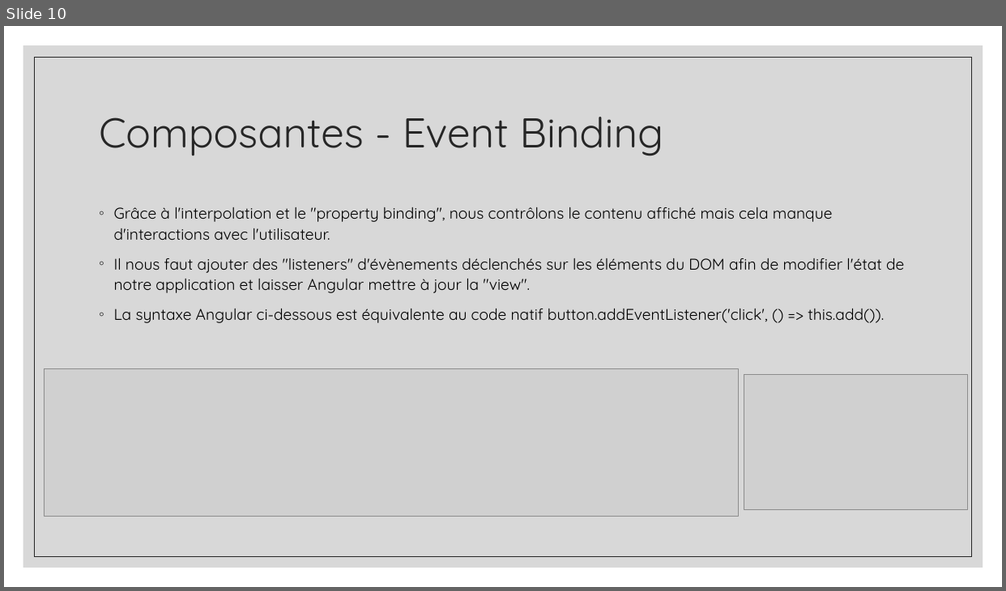
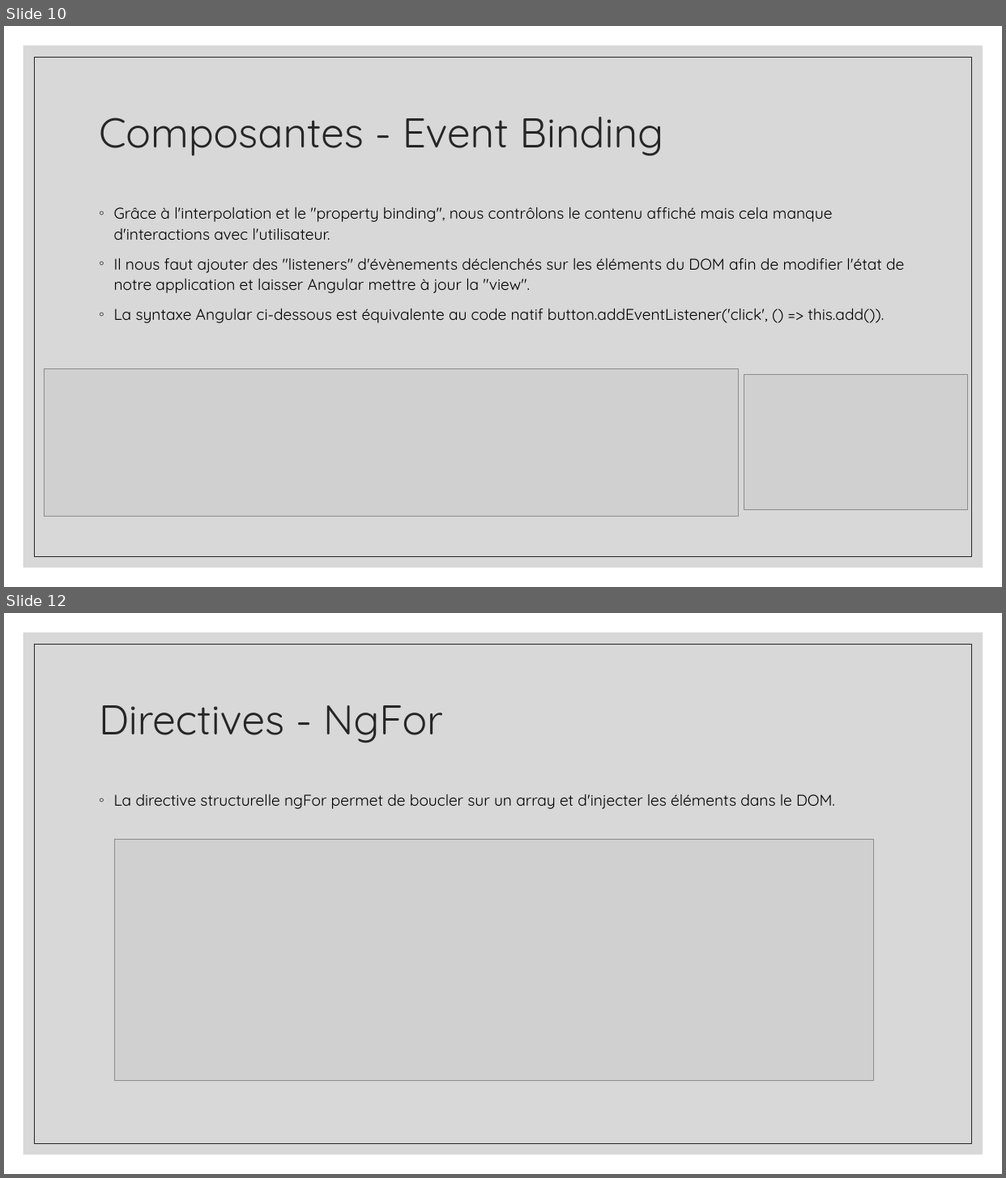
Before and after one commit to ayoubelabassi/todolist, a slide deck: task/ANGULAR.pptx. Shown one above the other, each under a label of ours: slide 10 before the commit, slides 10 and 12 after it; the slides between them are not shown. The pictures are 1006x591 and 1006x1178 pixels, drawn with LibreOffice and Linux fonts; fonts in the diff are those of the drawing; grey boxes stand for pictures. Boxes give left, top, right and bottom in pixels: in the first picture for what was removed or moved away, otherwise in the second. Text is boxed around its words. In the diff, an @@ line names an element or a change of style, - is before the commit and + after.

```diff
--- a/task/ANGULAR.pptx
+++ b/task/ANGULAR.pptx
@@ slide 12 added at bbox=[4, 613, 1002, 1174], background #FFFFFF; not listed: 2 template elements that a slide beside it also shows @@
@@ title added at bbox=[99, 705, 443, 743], 40 pt, text #262626 @@
+Directives - NgFor
@@ text added at bbox=[114, 794, 835, 809], 15 pt, text #000000 @@
+◦ La directive structurelle ngFor permet de boucler sur un array et d'injecter les éléments dans le DOM.
@@ picture added at bbox=[114, 840, 874, 1082] @@
```
Also in this commit, not shown: 1 slide changed, 6 other slides added, 1 slide removed, 1 other file.
